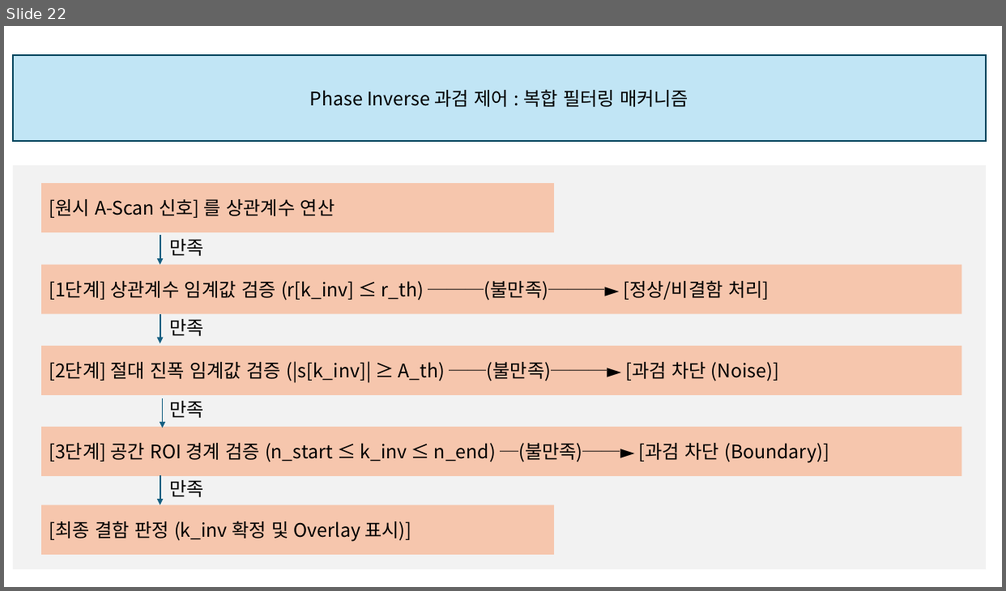
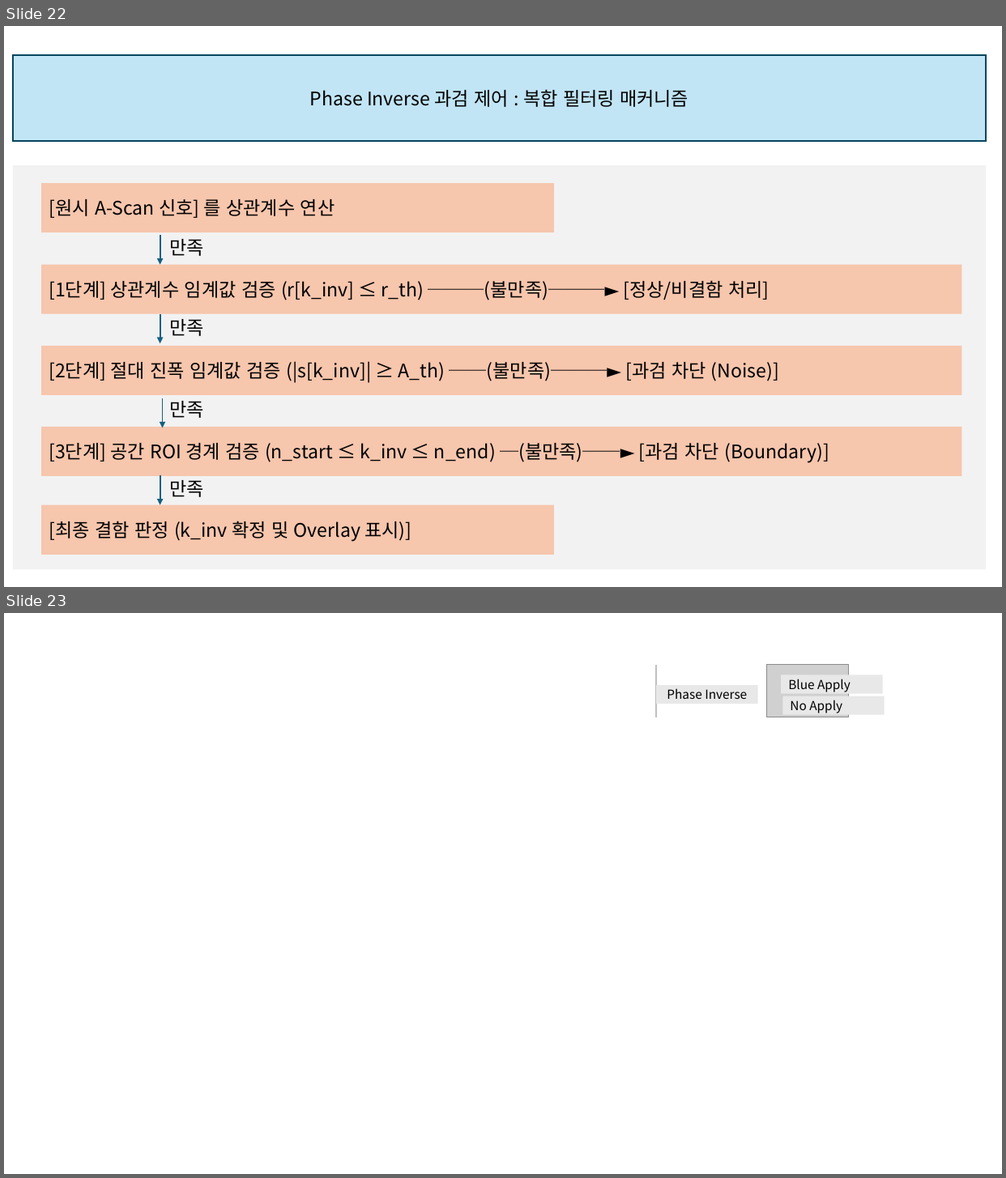
Before and after one commit to yhh503-sudo/Mater-Degree-2026, a slide deck: Material csv(26.07.28)/논문 자료.pptx. Shown one above the other, each under a label of ours: slide 22 before the commit, slides 22 and 23 after it. The pictures are 1006x591 and 1006x1178 pixels, drawn with LibreOffice and Linux fonts; fonts in the diff are those of the drawing; grey boxes stand for pictures; background and template pictures are left out. Boxes give left, top, right and bottom in pixels: in the first picture for what was removed or moved away, otherwise in the second. Text is boxed around its words. In the diff, an @@ line names an element or a change of style, - is before the commit and + after.

```diff
--- a/Material csv(26.07.28)/논문 자료.pptx
+++ b/Material csv(26.07.28)/논문 자료.pptx
@@ slide 23 added at (x1=4, y1=613, x2=1002, y2=1174), background picture (left out) @@
@@ line added from (656, 665) to (656, 717), #BFBFBF 1.5 pt @@
@@ rectangle added at (x1=656, y1=685, x2=758, y2=704), fill #E8E8E8, 12 pt, text #000000 @@
+Phase Inverse
@@ picture added at (x1=767, y1=665, x2=849, y2=717) @@
@@ rectangle added at (x1=781, y1=675, x2=883, y2=694), fill #E8E8E8, 12 pt, text #000000 @@
+Blue Apply
@@ rectangle added at (x1=782, y1=696, x2=884, y2=715), fill #E8E8E8, 12 pt, text #000000 @@
+No Apply
```
Also in this commit, not shown: 1 other file.
